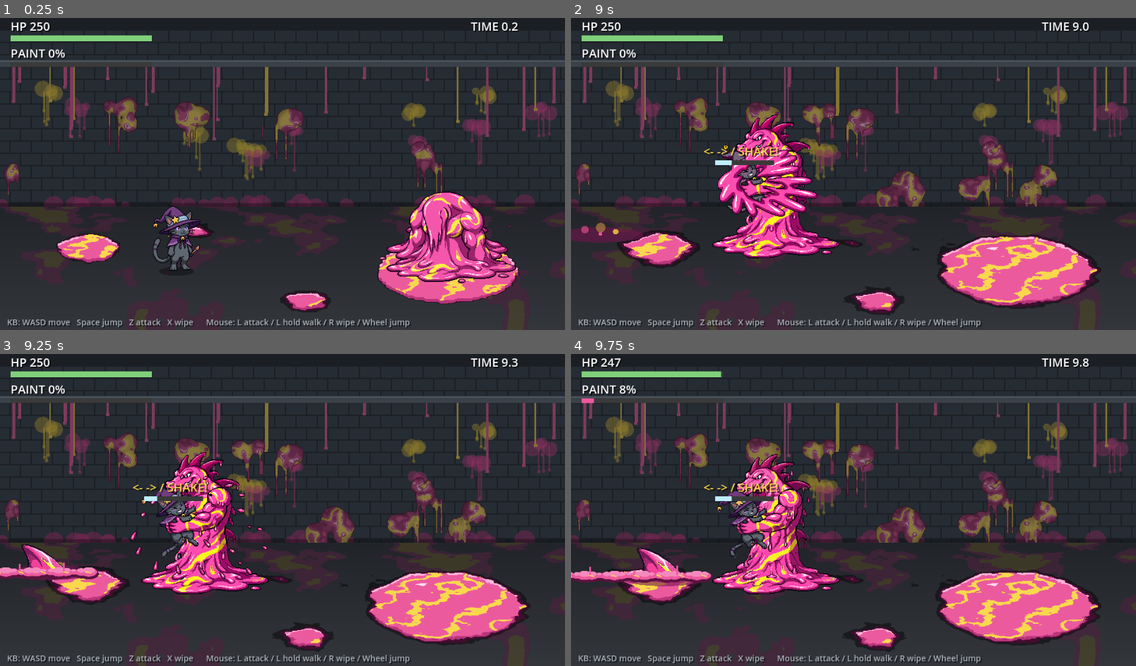
Above: before the commit, frames 1-4 (two rows, left to right).
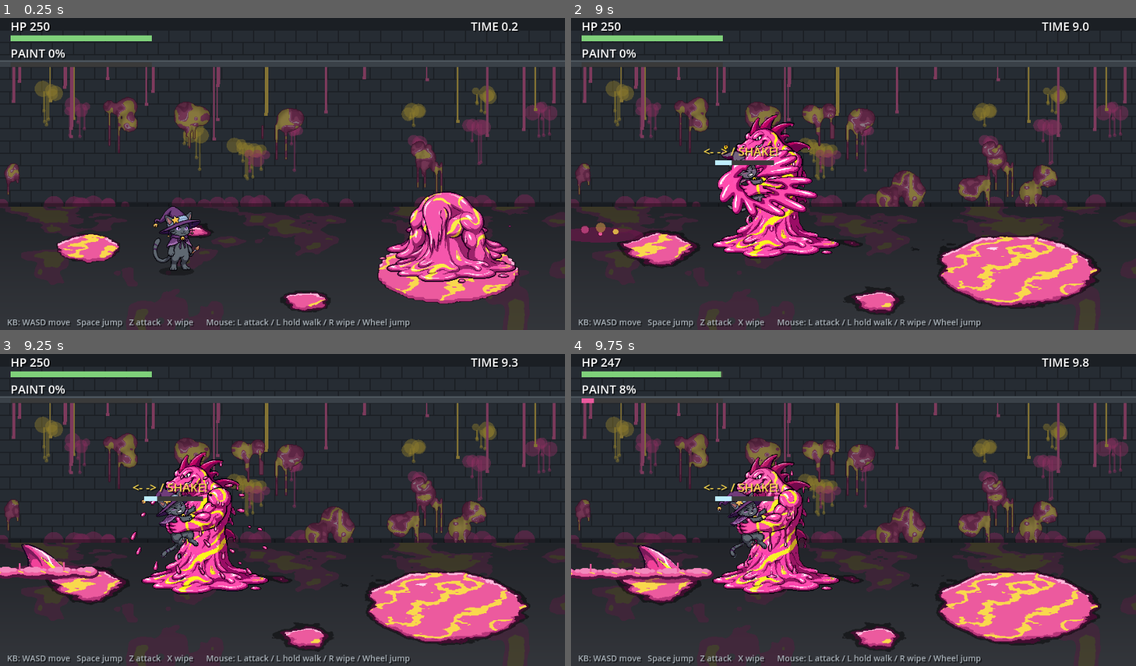
Above: after the commit, the same moments.

Repository: Dekaimo/sewer_proto
Game: Godot game, scene res://main.tscn
The game is run twice, just before and just after one commit, with the same random seed, the same clock (stepped at 60 frames per second) and the same inputs.
Inputs (mouse positions are in pixels of both pictures, inside the frame that each line leads up to):
- Up to frame 1 (0.25 s): no input
- Up to frame 2 (9 s): move the mouse to (977, 155) at 0.52 s; hold Right (right) 0.53-1.25 s; tap Z (attack) at 0.6, 2.3, 3.8, 5.1, 6.8, 8.1 s; click (977, 155) at 0.67 s; tap Space (jump) at 0.77, 3.77, 6.77 s; drag from (740, 186) to (825, 236) at 1.27 s; move the mouse to (910, 102) at 2.02 s; hold Right (right) 2.03-2.75 s; hold X (clean) 2.03-2.75 s; drag from (825, 236) to (684, 124) at 2.77 s; move the mouse to (1023, 217) at 3.52 s; hold Left (left) 3.53-4.25 s; tap K at 3.6 s; drag from (684, 124) to (768, 92) at 4.27 s; move the mouse to (881, 170) at 5.02 s; hold Down (down) 5.03-5.75 s; click (881, 170) at 5.17 s; drag from (768, 92) to (740, 186) at 5.77 s; move the mouse to (977, 155) at 6.52 s; hold Up (up) 6.53-7.25 s; tap J at 6.6 s; drag from (740, 186) to (825, 236) at 7.27 s; move the mouse to (910, 102) at 8.02 s; hold Down (down) 8.03-8.75 s; drag from (825, 236) to (684, 124) at 8.77 s
- Up to frame 3 (9.25 s): no input
- Up to frame 4 (9.75 s): move the mouse to (1023, 553) at 9.52 s; hold Up (up) from 9.53 s (still down); hold X (clean) from 9.53 s (still down); click (1023, 553) at 9.67 s

Frames 1-2 are identical in both runs. In frame 3, 0.3% of the frame differs, in the area x 0-18%, y 60-73%; in frame 4, 1.3%, in the area x 0-26%, y 61-75%.

Commit message:
Paint Shark animations: breach-swallow from below, sink, mid-air leap, head-first splash dive (color-transferred to the wani palette)
Co-Authored-By: Claude Opus 5.5 <noreply@anthropic.com>
Claude-Session: https://claude.ai/code/session_016eaBthCvKzWp812yLXmusx

Diff:
--- a/shark.gd
+++ b/shark.gd
@@ -7,7 +7,10 @@
 const BASE_PATH := "res://assets/same_base.png"
 const OPEN_PATH := "res://assets/same_open.png"
 const FEET_Y := 182          # 絵の中で腹（水たまり）が床に着く行
-const MOUTH_X := 92.0       # 絵の中心から口までの横の距離
+const MOUTH_X := 92.0       # 横向きの絵の中心から口までの横の距離（アニメが無いとき用）
+const BREACH_FEET := 218     # 突き上げ・沈むアニメで水たまりが床に着く行
+const DIVE_FEET := 236       # 急降下アニメ
+const DIVE_MOUTH := 68.0     # 急降下の1コマ目で、絵の中心から口までの横の距離
 const FIN_H := 52            # 泳いでいるとき床から出ている高さ（絵の上から何行ぶん＝背ビレ）
 
 var main
@@ -27,6 +30,8 @@
 var sprite: Sprite2D
 var tex_base: Texture2D
 var tex_open: Texture2D
+var anims := {}           # breach / sink / dive（各9コマ）
+var tex_leap: Texture2D
 var img_cache := {}       # 切れ目の幅を調べるための画像
 var collar: Node2D        # 床との境目に重ねるドロドロ（画像の切れ目を隠す）
 var cut_l := 0.0
@@ -37,6 +42,16 @@
 func _ready() -> void:
 	tex_base = load(BASE_PATH) if ResourceLoader.exists(BASE_PATH) else null
 	tex_open = load(OPEN_PATH) if ResourceLoader.exists(OPEN_PATH) else tex_base
+	for k in ["breach", "sink", "dive"]:
+		var arr: Array[Texture2D] = []
+		for i in 9:
+			var path := "res://assets/same_%s_%d.png" % [k, i]
+			if ResourceLoader.exists(path):
+				arr.append(load(path))
+		if arr.size() == 9:
+			anims[k] = arr
+	if ResourceLoader.exists("res://assets/same_leap.png"):
+		tex_leap = load("res://assets/same_leap.png")
 	sprite = Sprite2D.new()
 	sprite.centered = false
 	add_child(sprite)
@@ -55,7 +70,7 @@
 	cd -= delta
 	wander += delta
 	# 飛びかかるときは主人公より手前、下から飛び出すときは主人公の後ろ（大口の中に主人公が見える）
-	if state == "leap":
+	if state == "leap" or state == "splash":
 		z_index = int(position.y) + 3
 	elif state == "gulp":
 		z_index = main.player.z_index - 1
@@ -74,6 +89,9 @@
 			_gulp(delta, p)
 		"leap":
 			_leap(delta, p)
+		"splash":
+			if t > 0.6:
+				_sink_after_attack()
 		"drag":
 			_drag(delta, p)
 	for er in eruptions:
@@ -91,7 +109,8 @@
 	if absf(raw.x) > MOUTH_X + 10.0:
 		facing = 1 if raw.x > 0 else -1
 	# 口が主人公の真下に来る位置を目指す
-	var target: Vector2 = p.position - Vector2(facing * MOUTH_X, 0.0)
+	var mx: float = 0.0 if anims.has("breach") else MOUTH_X   # 突き上げアニメは口が真上＝中心
+	var target: Vector2 = p.position - Vector2(facing * mx, 0.0)
 	var to_p: Vector2 = target - position
 	# ドロドロの中は速い。乾いた床も潜って進む（通った跡がドロドロになる）
 	var sp: float = 120.0 if main.goop_at(position) > 0.12 else 65.0
@@ -111,18 +130,20 @@
 		t = 0.0
 		main.sfx.play("grab", -4.0)
 		# 飛び出す瞬間から寄って、呑まれるところを見せる
-		main.zoom_moment(Vector2(position.x + facing * MOUTH_X, position.y - 70.0), 1.0)
+		main.zoom_moment(Vector2(position.x + facing * (0.0 if anims.has("breach") else MOUTH_X), position.y - 90.0), 1.1)
 
 
 # ---------- 真下から丸呑み ----------
 func _gulp(delta: float, p) -> void:
-	# 0〜0.3秒：大口を開けて床から飛び出す／0.3秒：呑む／〜0.7秒：沈む
-	if t >= 0.3 and not has_meta("gulped"):
+	# 突き上げ（0〜0.45秒、0.36秒で呑む）→ 口を閉じて沈む（〜0.95秒）
+	var bite := 0.36 if anims.has("breach") else 0.3
+	var end := 0.95 if anims.has("breach") else 0.7
+	if t >= bite and not has_meta("gulped"):
 		set_meta("gulped", true)
 		main.add_goop(position, 140.0, 0.5)
 		main.splat_wall(Vector2(position.x, main.FLOOR_TOP - 60.0), 50.0)
-		_try_swallow(p, 48.0)
-	if t > 0.7:
+		_try_swallow(p, 48.0, 0.0 if anims.has("breach") else MOUTH_X)
+	if t > end:
 		remove_meta("gulped")
 		_sink_after_attack()
 
@@ -134,7 +155,8 @@
 	leap_from = position
 	# 着地点は主人公の今いる場所（動けば外せる）
 	facing = 1 if p.position.x > position.x else -1
-	leap_to = p.position - Vector2(facing * MOUTH_X, 0.0)
+	var mo: float = DIVE_MOUTH if anims.has("dive") else MOUTH_X
+	leap_to = p.position - Vector2(facing * mo, 0.0)
 	leap_to.x = clampf(leap_to.x, main.ARENA_L, main.ARENA_R)
 	main.sfx.play("grab", -2.0)
 
@@ -144,19 +166,24 @@
 	var k := clampf(t / dur, 0.0, 1.0)
 	position = leap_from.lerp(leap_to, k)
 	z = sin(k * PI) * 240.0
-	if k >= 1.0:
+	if k >= 1.0 and state == "leap":
 		z = 0.0
 		main.add_goop(position, 220.0, 0.7)
 		for i in 3:
 			main.splat_wall(Vector2(position.x + randf_range(-160.0, 160.0), main.FLOOR_TOP - randf_range(20.0, 160.0)), randf_range(40.0, 70.0))
 		main.sfx.play("assist")
-		_try_swallow(p, 70.0)
-		_sink_after_attack()
+		_try_swallow(p, 70.0, DIVE_MOUTH if anims.has("dive") else MOUTH_X)
+		if anims.has("dive"):
+			# 頭からドボンと沈むアニメを見せてから地中へ
+			state = "splash"
+			t = 0.0
+		else:
+			_sink_after_attack()
 
 
 # ---------- 呑み込み判定 ----------
-func _try_swallow(p, r: float) -> void:
-	var mouth: float = position.x + facing * MOUTH_X
+func _try_swallow(p, r: float, mouth_off: float) -> void:
+	var mouth: float = position.x + facing * mouth_off
 	var near: bool = absf(p.position.x - mouth) < r and absf(p.position.y - position.y) < 30.0 and p.z < 60.0
 	if not near:
 		return
@@ -223,6 +250,31 @@
 func _update_sprite() -> void:
 	if tex_base == null:
 		sprite.visible = false
+		return
+	# 生成したアニメがある場面は、コマをそのまま再生する（接地面のベトベトも絵に描いてある）
+	var frame: Texture2D = null
+	var feet := 0.0
+	if state == "gulp" and anims.has("breach"):
+		if t < 0.45:
+			frame = anims["breach"][clampi(int(t / 0.45 * 9.0), 0, 8)]
+		else:
+			frame = anims["sink"][clampi(int((t - 0.45) / 0.5 * 9.0), 0, 8)]
+		feet = BREACH_FEET
+	elif state == "splash" and anims.has("dive"):
+		frame = anims["dive"][clampi(int(t / 0.6 * 9.0), 0, 8)]
+		feet = DIVE_FEET
+	elif state == "leap" and tex_leap != null:
+		frame = tex_leap
+		feet = 128.0 + 60.0   # 空中：絵の中心より少し下が影の真上
+	if frame != null:
+		sprite.visible = true
+		sprite.texture = frame
+		sprite.region_enabled = false
+		sprite.flip_h = facing > 0
+		sprite.offset = Vector2(-frame.get_width() / 2.0, -feet)
+		sprite.position = Vector2(0, -z)
+		cut_on = false
+		collar.queue_redraw()
 		return
 	var tex: Texture2D = tex_base
 	var vis_h := 0.0         # 床から上に見えている高さ
Binary file added: assets/same_breach_0.png
Not shown, added: assets/same_breach_0.png.import
Binary file added: assets/same_breach_1.png
Not shown, added: assets/same_breach_1.png.import
Binary file added: assets/same_breach_2.png
Not shown, added: assets/same_breach_2.png.import
Binary file added: assets/same_breach_3.png
Not shown, added: assets/same_breach_3.png.import
Binary file added: assets/same_breach_4.png
Not shown, added: assets/same_breach_4.png.import
Binary file added: assets/same_breach_5.png
Not shown, added: assets/same_breach_5.png.import
(and 44 more such lines)
